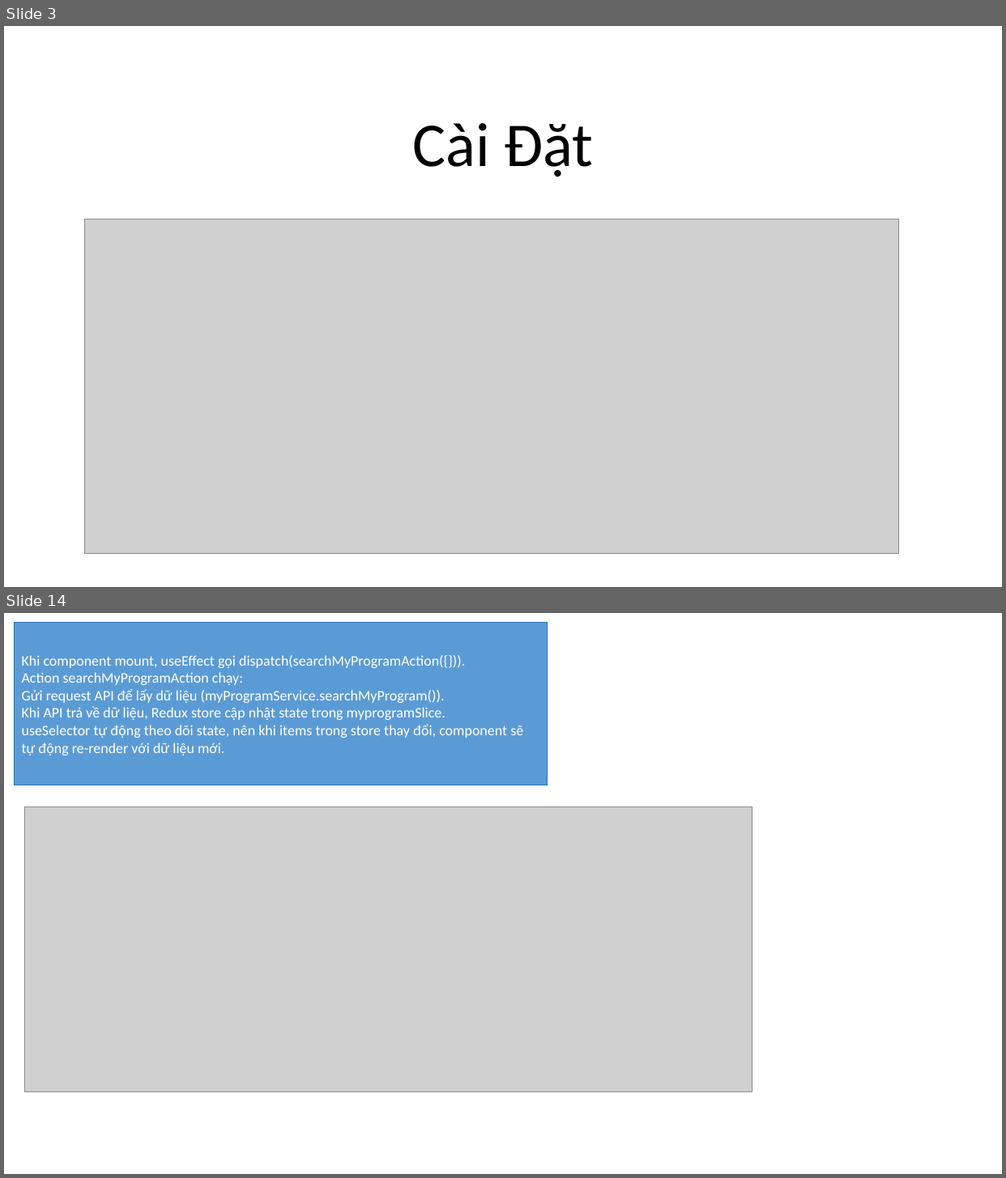
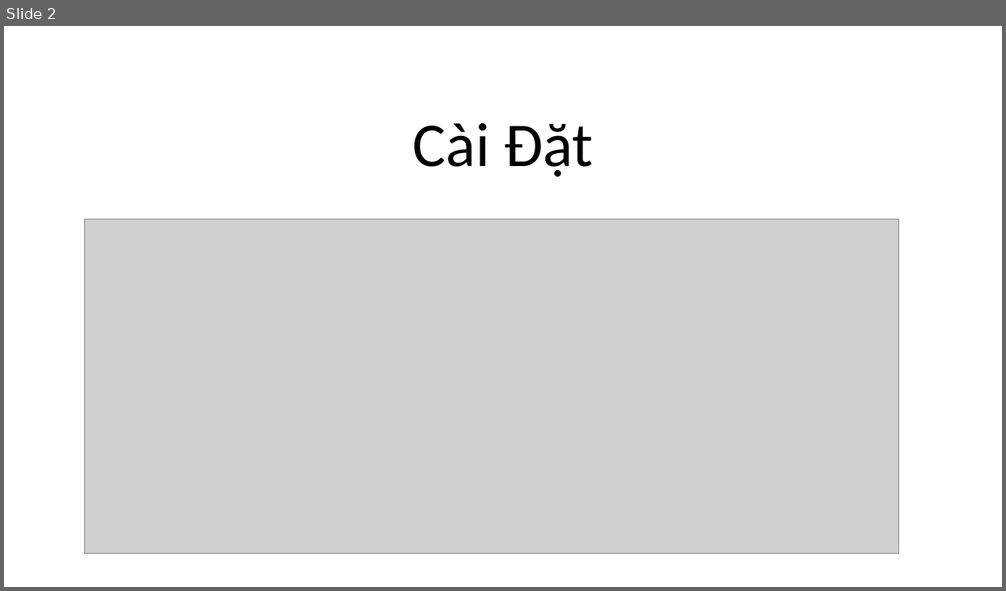
Before and after one commit to petertranhoanglinh/myoffice_demo, a slide deck: dos/React.pptx. Shown one above the other, each under a label of ours: slides 3 and 14 before the commit, slide 2 after it; the slides between them are not shown. The pictures are 1006x1178 and 1006x591 pixels, drawn with LibreOffice and Linux fonts; fonts in the diff are those of the drawing; grey boxes stand for pictures. Boxes give left, top, right and bottom in pixels: in the first picture for what was removed or moved away, otherwise in the second. Text is boxed around its words. In the diff, an @@ line names an element or a change of style, - is before the commit and + after.

```diff
--- a/dos/React.pptx
+++ b/dos/React.pptx
@@ slide 14 removed at (4, 613, 1002, 1174), background #FFFFFF @@
@@ rectangle removed at (15, 622, 548, 786) @@
-Khi component mount, useEffect gọi dispatch(searchMyProgramAction({})).
-Action searchMyProgramAction chạy:
-Gửi request API để lấy dữ liệu (myProgramService.searchMyProgram()).
-Khi API trả về dữ liệu, Redux store cập nhật state trong myprogramSlice.
-useSelector tự động theo dõi state, nên khi items trong store thay đổi, component sẽ tự động re-render với dữ liệu mới.
@@ picture removed at (24, 807, 752, 1093) @@
@@ what was slide 3 is now slide 2 @@
```
Also in this commit, not shown: 1 slide changed, 8 slides added, 13 other slides removed, 5 other files.
